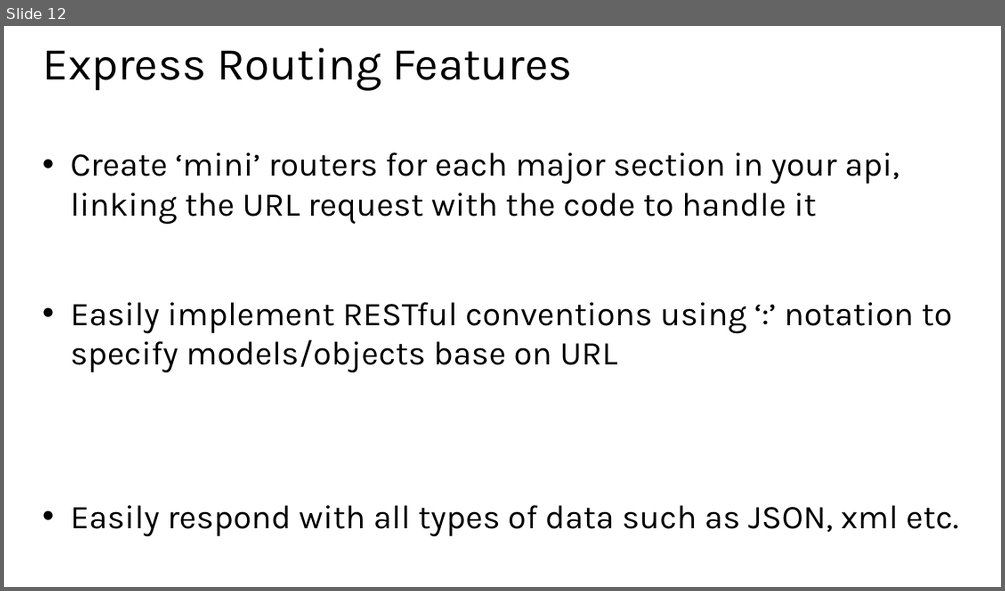
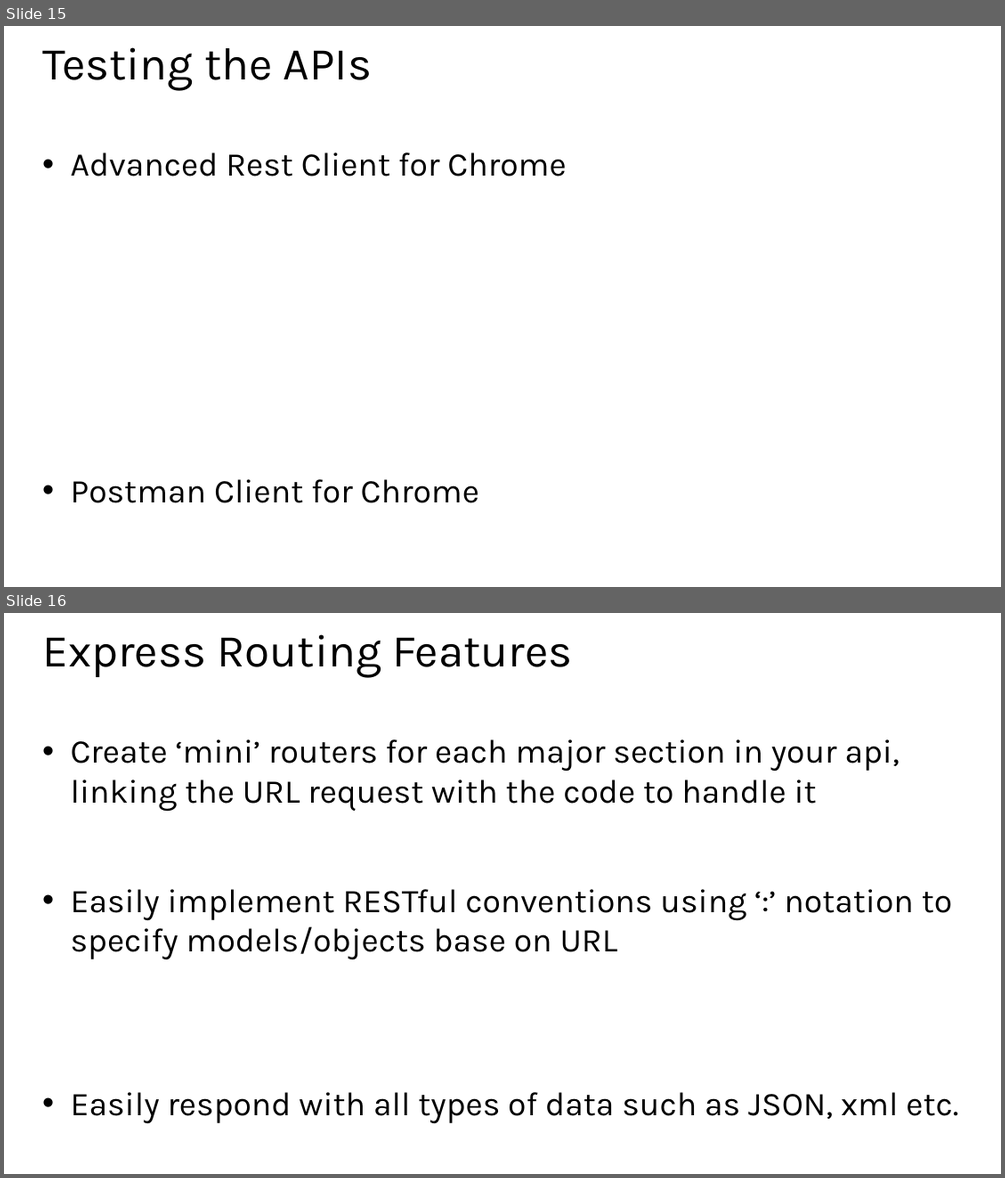
Before and after one commit to hwz/chirp, a slide deck: slides/module3.pptx. Shown one above the other, each under a label of ours: slide 12 before the commit, slides 15 and 16 after it. The pictures are 1005x591 and 1005x1178 pixels, drawn with LibreOffice and Linux fonts; fonts in the diff are those of the drawing. Boxes give left, top, right and bottom in pixels: in the first picture for what was removed or moved away, otherwise in the second. Text is boxed around its words. In the diff, an @@ line names an element or a change of style, - is before the commit and + after.

```diff
--- a/slides/module3.pptx
+++ b/slides/module3.pptx
@@ slide 15 added at (x1=4, y1=26, x2=1001, y2=587), background #FFFFFF @@
@@ title added at (x1=42, y1=47, x2=372, y2=90), 44 pt, text #000000 @@
+Testing the APIs
@@ text added at (x1=71, y1=152, x2=566, y2=503), 32 pt, text #000000 @@
+• Advanced Rest Client for Chrome
+• Postman Client for Chrome
@@ what was slide 12 is now slide 16 @@
```
Also in this commit, not shown: 1 slide changed, 4 other slides added, 2 other files.
